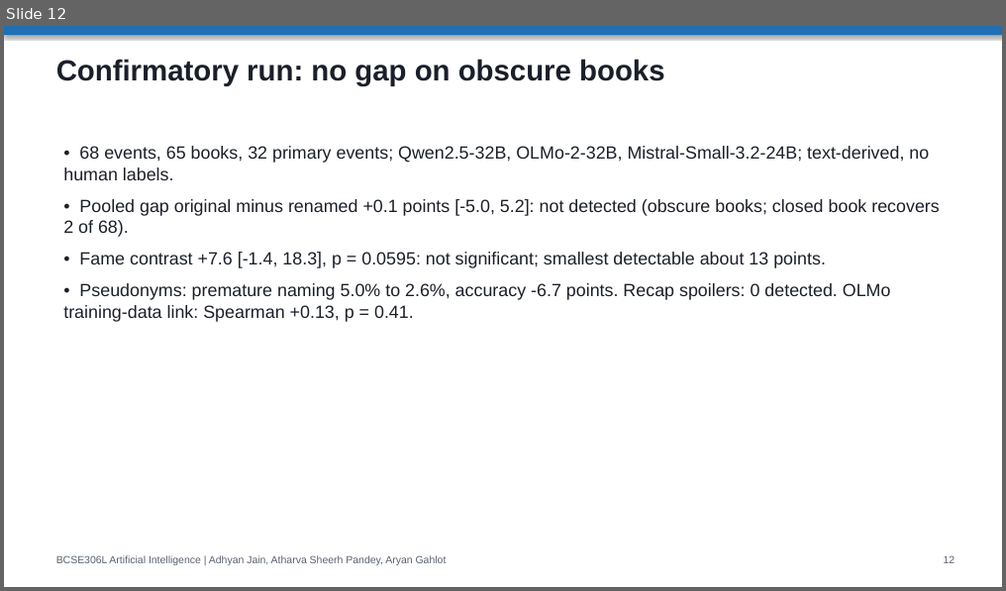
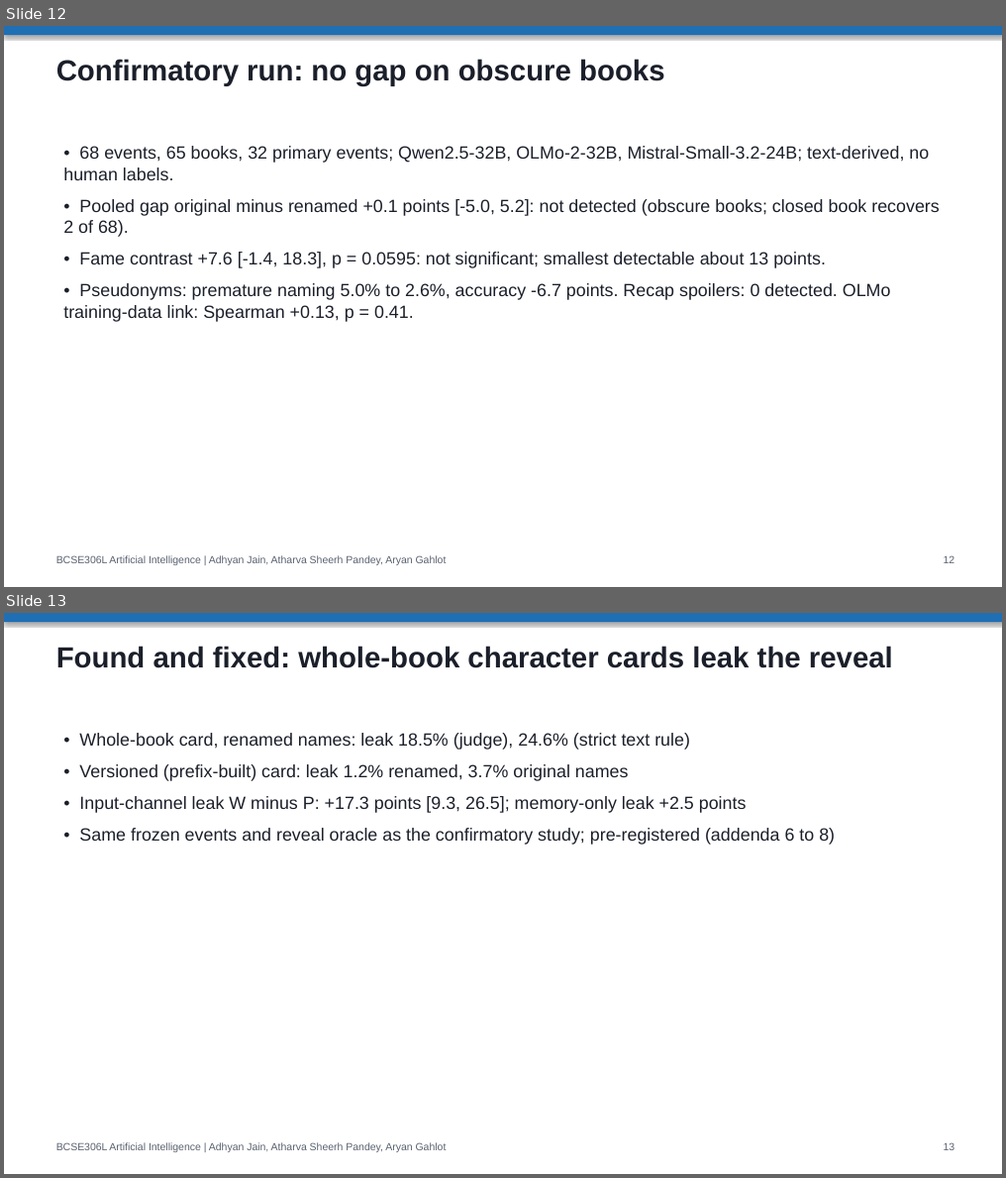
Before and after one commit to adhyan-jain/EchoTales, a slide deck: EchoTales_Research_Presentation.pptx. Shown one above the other, each under a label of ours: slide 12 before the commit, slides 12 and 13 after it. The pictures are 1006x591 and 1006x1178 pixels, drawn with LibreOffice and Linux fonts; fonts in the diff are those of the drawing. Boxes give left, top, right and bottom in pixels: in the first picture for what was removed or moved away, otherwise in the second. Text is boxed around its words. In the diff, an @@ line names an element or a change of style, - is before the commit and + after.

```diff
--- a/EchoTales_Research_Presentation.pptx
+++ b/EchoTales_Research_Presentation.pptx
@@ slide 13 added at (x1=4, y1=613, x2=1002, y2=1174), background #FFFFFF @@
@@ rectangle added at (x1=4, y1=613, x2=1002, y2=622), fill #1F6FB5 @@
@@ text added at (x1=56, y1=646, x2=893, y2=668), 28 pt, text #1B1F2A, bold @@
+Found and fixed: whole-book character cards leak the reveal
@@ text added at (x1=79, y1=733, x2=835, y2=845), 17 pt, text #1B1F2A @@
+• Whole-book card, renamed names: leak 18.5% (judge), 24.6% (strict text rule)
+• Versioned (prefix-built) card: leak 1.2% renamed, 3.7% original names
+• Input-channel leak W minus P: +17.3 points [9.3, 26.5]; memory-only leak +2.5 points
+• Same frozen events and reveal oracle as the confirmatory study; pre-registered (addenda 6 to 8)
@@ text added at (x1=56, y1=1143, x2=447, y2=1153), 10 pt, text #5A6270 @@
+BCSE306L Artificial Intelligence | Adhyan Jain, Atharva Sheerh Pandey, Aryan Gahlot
@@ text added at (x1=944, y1=1143, x2=955, y2=1151), 10 pt, text #5A6270 @@
+13
```
Also in this commit, not shown: 3 slides changed, 5 other files.
